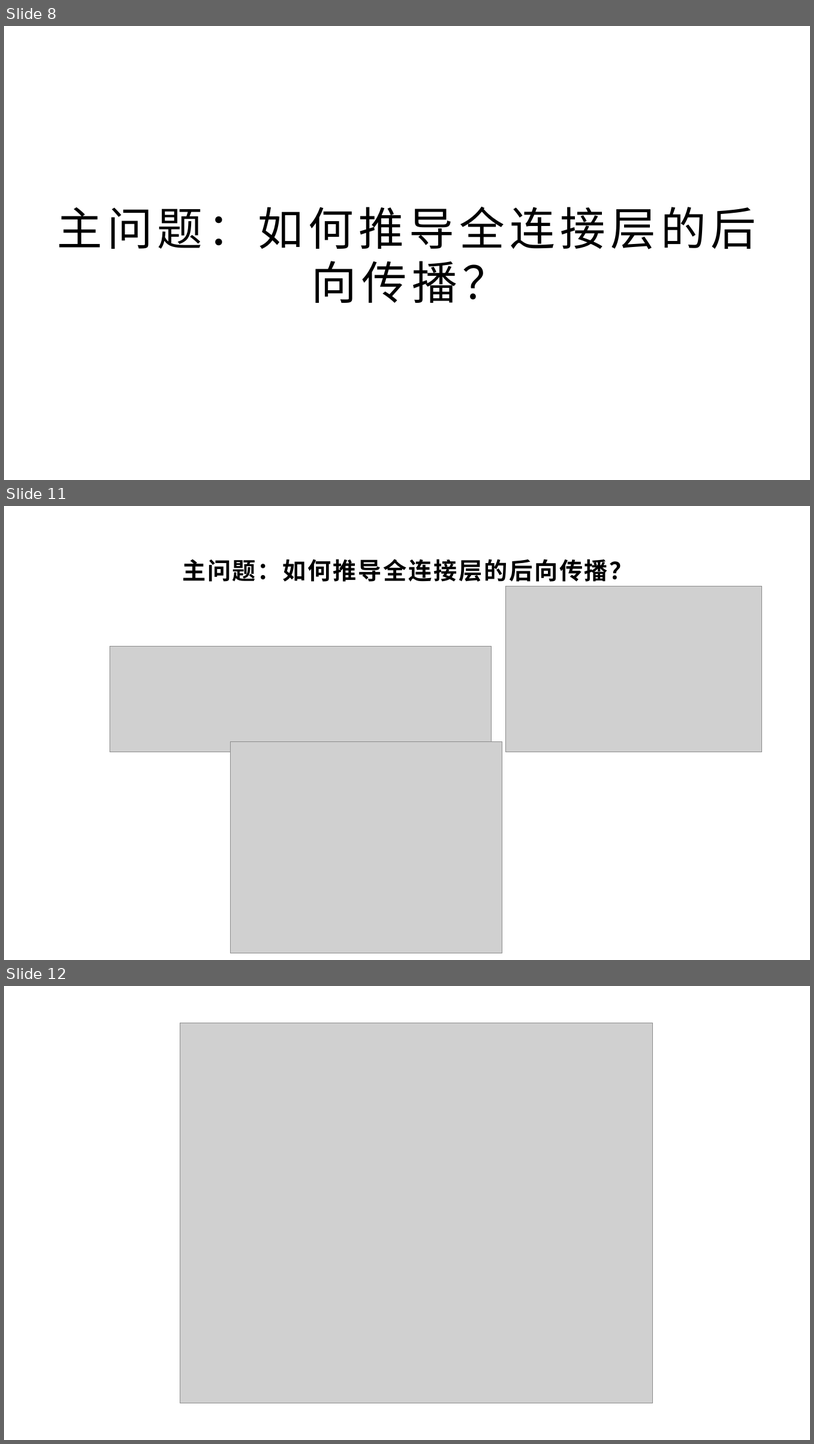
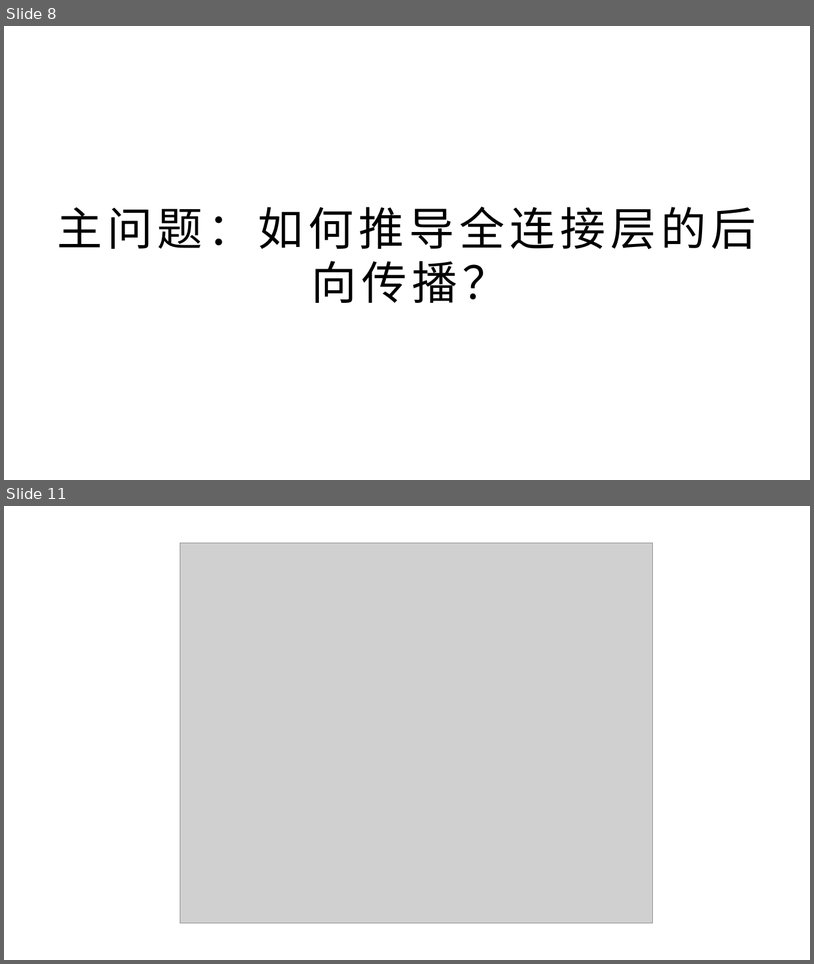
Before and after one commit to yyc-git/DeepLearningEdu, a slide deck: lessons/3_derivation/ppt/全连接层的前向和后向传播推导（下）.pptx. Shown one above the other, each under a label of ours: slides 8, 11 and 12 before the commit, slides 8 and 11 after it; the slides between them are not shown. The pictures are 814x1444 and 814x964 pixels, drawn with LibreOffice and Linux fonts; fonts in the diff are those of the drawing; grey boxes stand for pictures; background and template pictures are left out. Boxes give left, top, right and bottom in pixels: in the first picture for what was removed or moved away, otherwise in the second. Text is boxed around its words. In the diff, an @@ line names an element or a change of style, - is before the commit and + after.

```diff
--- a/lessons/3_derivation/ppt/全连接层的前向和后向传播推导（下）.pptx
+++ b/lessons/3_derivation/ppt/全连接层的前向和后向传播推导（下）.pptx
@@ slide 11 removed at <box>4,506,810,960</box>, background picture (left out) @@
@@ title removed at <box>182,559,633,582</box> @@
-主问题：如何推导全连接层的后向传播？
@@ picture removed at <box>506,586,762,751</box> @@
@@ picture removed at <box>110,646,492,752</box> @@
@@ picture removed at <box>231,742,503,953</box> @@
@@ what was slide 12 is now slide 11 @@
```
Also in this commit, not shown: 5 slides changed, 26 other files.
